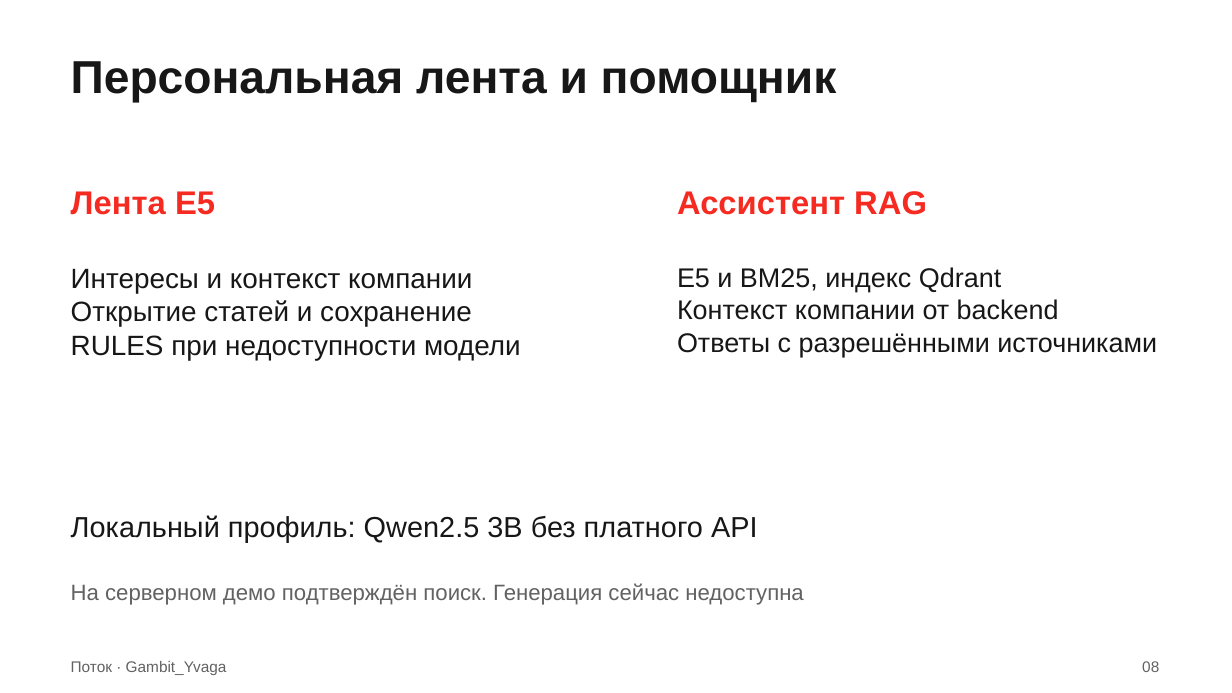
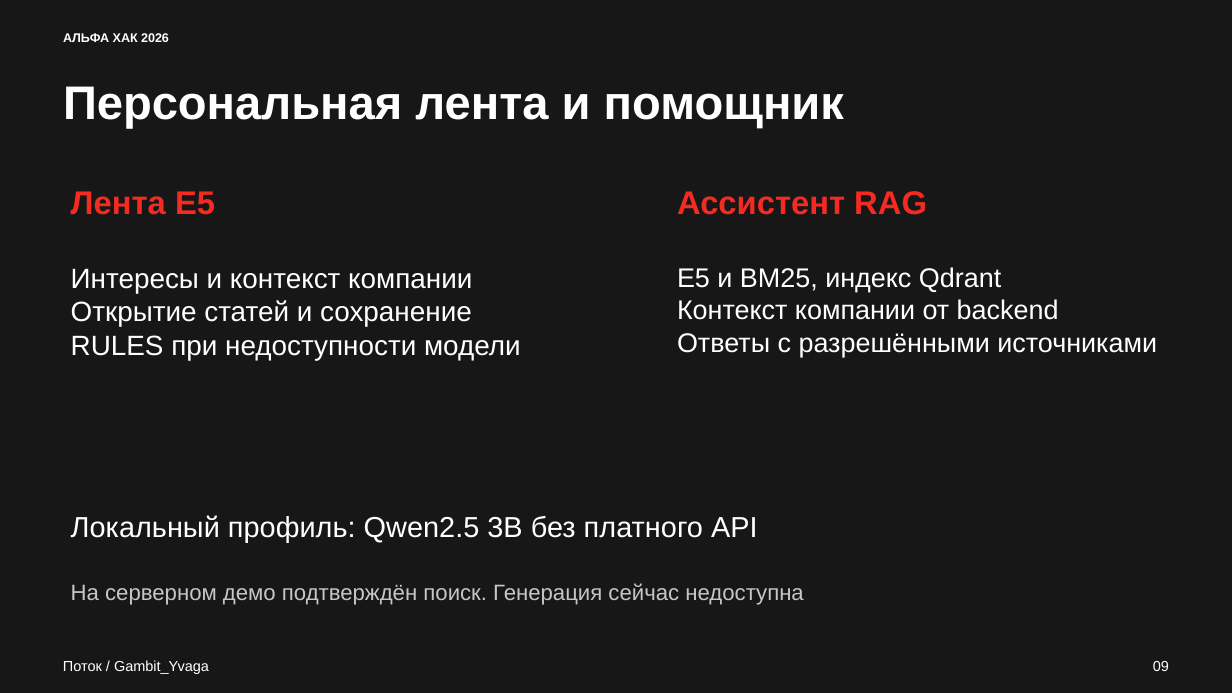
Before and after one commit to Tonitrus1/ALFA-HACK-2026, a slide deck: slide 9 of docs/jury/presentation/potok-gambit-yvaga.pptx (slide 8 before the commit). Drawn at 1232x693 pixels with LibreOffice and Linux fonts; fonts in the diff are those of the drawing. Boxes give left, top, right and bottom in pixels: in the first picture for what was removed or moved away, otherwise in the second. Text is boxed around its words. In the diff, an @@ line names an element or a change of style, - is before the commit and + after.

```diff
--- a/docs/jury/presentation/potok-gambit-yvaga.pptx
+++ b/docs/jury/presentation/potok-gambit-yvaga.pptx
@@ background #FFFFFF to #171717 @@
@@ text added at (63,33,169,42), 9.8 pt, text #FFFFFF, bold @@
+АЛЬФА ХАК 2026
@@ text "Персональная лента и помощник": place and size @@
-text "Персональная лента и помощник" at (71,61,837,102)
+text "Персональная лента и помощник" at (63,86,844,128)
@@ text "Персональная лента и помощник" at (63,86,844,128): size 36 to 36.8 pt, text colour #171717 to #FFFFFF @@
@@ text colour #171717 to #FFFFFF in 3 elements at (71,269,521,360), (677,267,1157,357), (71,515,758,543) @@
@@ text "На серверном демо подтверждён поиск. ..." at (71,583,803,605): text colour #626262 to #C6C6C6 @@
@@ text at (63,660,209,674): text changed; size 12 to 11.2 pt; text colour #626262 to #FFFFFF @@
-Поток · Gambit_Yvaga
+Поток / Gambit_Yvaga
@@ text removed at (1142,661,1159,672) @@
-08
@@ text added at (1153,661,1169,671), 11.2 pt, text #FFFFFF @@
+09
```
Also in this commit, not shown: 7 other slides changed, 4 slides added, 4 slides removed, 25 other files.
